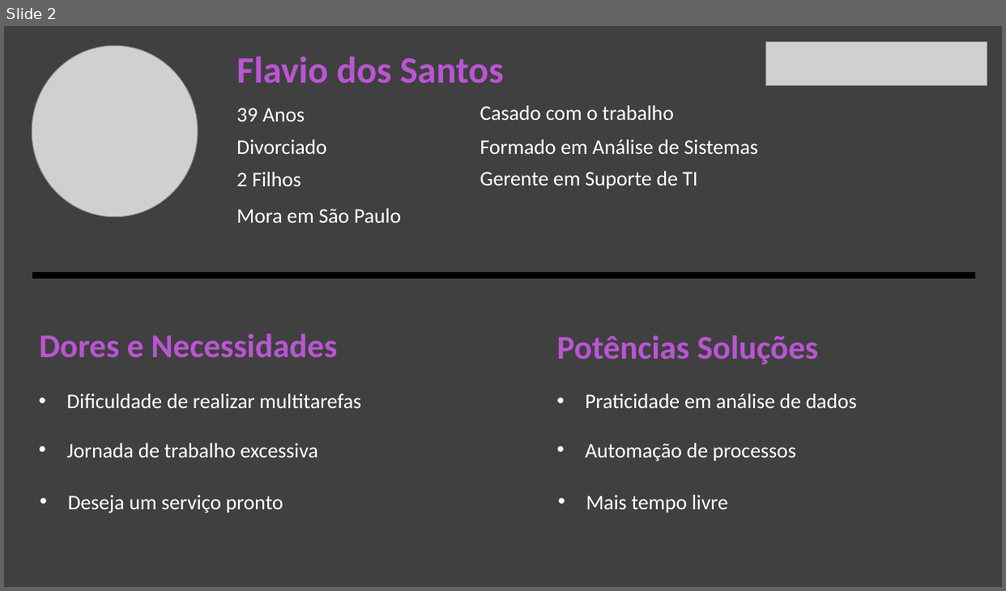
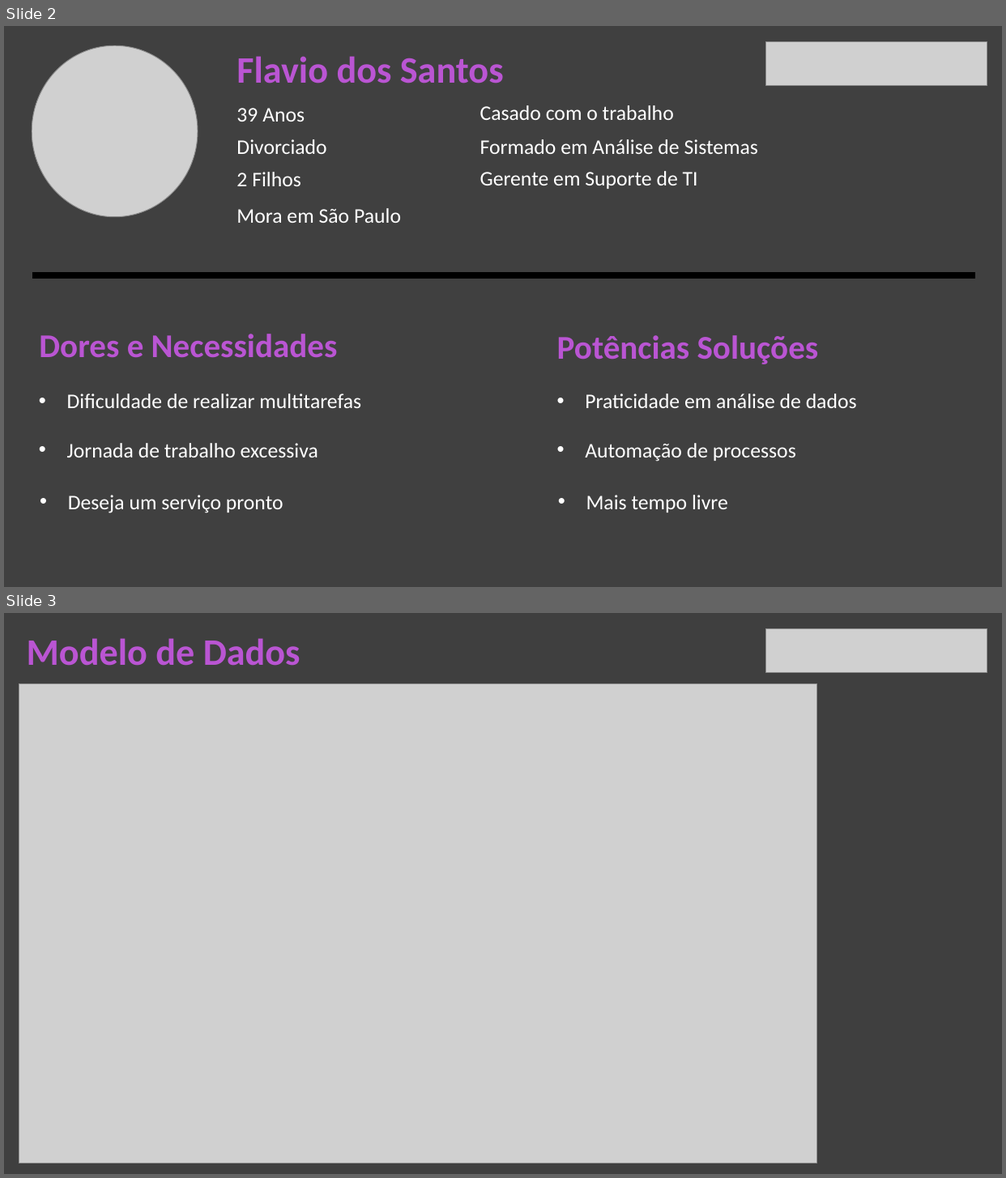
Before and after one commit to BandTec/CrasDefault-Grupo8, a slide deck: documentos/Apresentação.pptx. Shown one above the other, each under a label of ours: slide 2 before the commit, slides 2 and 3 after it. The pictures are 1006x591 and 1006x1178 pixels, drawn with LibreOffice and Linux fonts; fonts in the diff are those of the drawing; grey boxes stand for pictures. Boxes give left, top, right and bottom in pixels: in the first picture for what was removed or moved away, otherwise in the second. Text is boxed around its words. In the diff, an @@ line names an element or a change of style, - is before the commit and + after.

```diff
--- a/documentos/Apresentação.pptx
+++ b/documentos/Apresentação.pptx
@@ slide 3 added at (4,613,1002,1174), background #3F3F3F @@
@@ picture added at (766,628,987,673) @@
@@ text added at (27,638,300,666), 36 pt, text #BA55D3, bold @@
+Modelo de Dados
@@ picture added at (19,684,817,1163) @@
```
Also in this commit, not shown: 1 slide changed, 2 other slides added.
